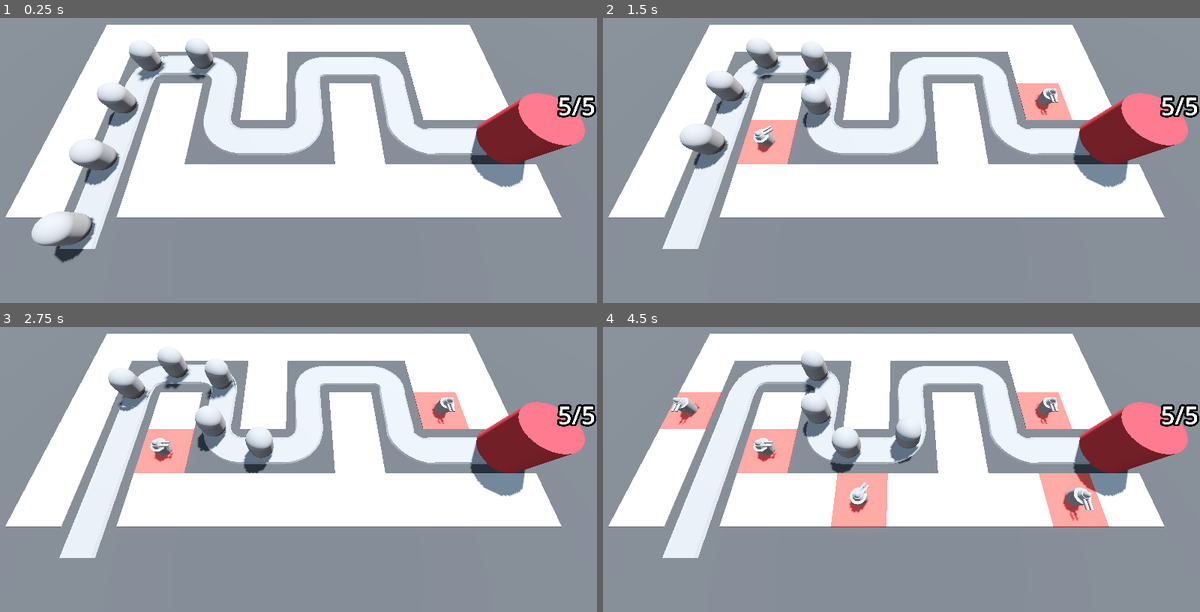
Above: before the commit, frames 1-4 (two rows, left to right).
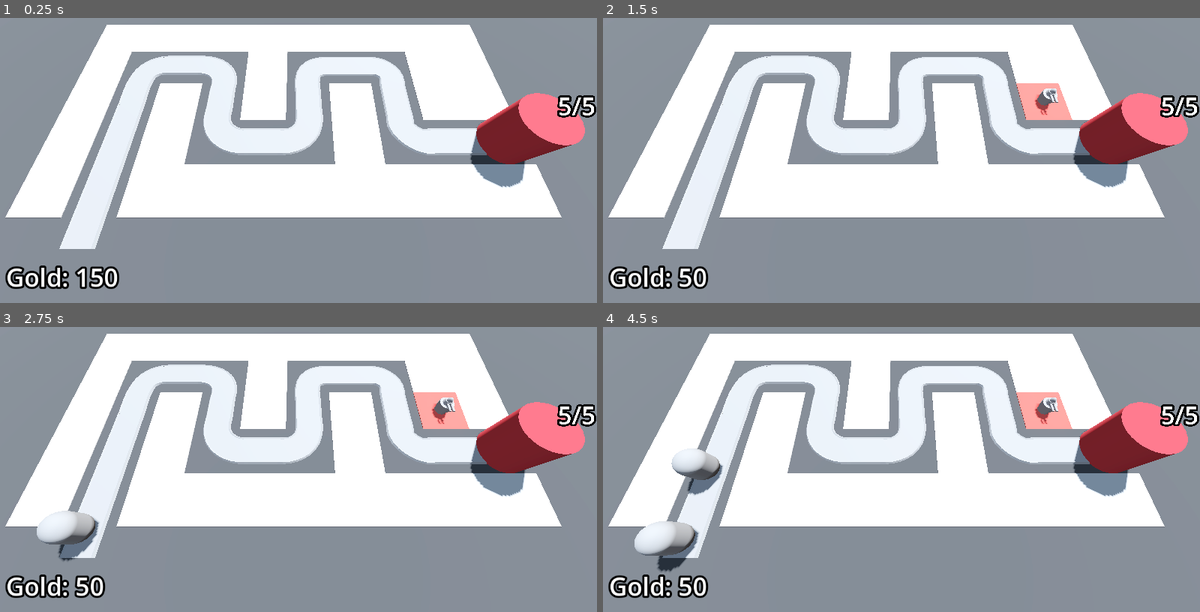
Above: after the commit, the same moments.

Repository: prokosim/barbar-blast
Game: Godot game, scene res://BaseLevel.tscn
Same seed, same stepped clock (60 frames per second), same inputs: the game is played once before the commit and once after it.
Inputs (mouse positions are in pixels of both pictures, inside the frame that each line leads up to):
- Up to frame 1 (0.25 s): no input
- Up to frame 2 (1.5 s): move the mouse to (1032, 117) at 0.52 s; press the mouse at (1032, 117) at 0.53 s; move the mouse to (782, 151) at 1.27 s; release the mouse at (782, 151) at 1.28 s; click (782, 151) at 1.35 s
- Up to frame 3 (2.75 s): move the mouse to (358, 369) at 2.02 s; press the mouse at (358, 369) at 2.03 s
- Up to frame 4 (4.5 s): move the mouse to (871, 512) at 2.77 s; release the mouse at (871, 512) at 2.78 s; click (871, 512) at 2.85 s; move the mouse to (1080, 495) at 3.52 s; press the mouse at (1080, 495) at 3.53 s; move the mouse to (722, 392) at 4.27 s; release the mouse at (722, 392) at 4.28 s; click (722, 392) at 4.35 s

The runs differ from the first frame. In frame 1, 4.7% of the frame differs, in the area x 0-37%, y 7-96%; in frame 2, 5.0%; in frame 3, 5.9%; in frame 4, 10%, in the area x 0-85%, y 8-96%.

Commit message:
Bank and bounty

Diff:
--- a/BaseLevel.tscn
+++ b/BaseLevel.tscn
@@ -1,11 +1,13 @@
-[gd_scene load_steps=12 format=3 uid="uid://bqejqx341mb81"]
+[gd_scene load_steps=15 format=3 uid="uid://bqejqx341mb81"]
 
 [ext_resource type="MeshLibrary" uid="uid://dbjwldtpy58x2" path="res://MeshLibraries/SpaceLibrary.tres" id="1_6b4en"]
 [ext_resource type="PackedScene" uid="uid://dsbqslcmpmbci" path="res://RayPickerCamera/ray_picker_camera.tscn" id="1_upweb"]
 [ext_resource type="PackedScene" uid="uid://cwb5tvyhhlosf" path="res://Enemy/enemy.tscn" id="2_eij3g"]
 [ext_resource type="PackedScene" uid="uid://bhcbjh57hmtry" path="res://Base/base.tscn" id="3_mdvbu"]
+[ext_resource type="Script" path="res://enemy_path.gd" id="3_wx1k5"]
 [ext_resource type="Script" path="res://turret_manager.gd" id="5_hmyp3"]
 [ext_resource type="PackedScene" uid="uid://dnqm078csxa2b" path="res://Turret/turret.tscn" id="6_c16c0"]
+[ext_resource type="Script" path="res://bank.gd" id="8_q4cic"]
 
 [sub_resource type="ProceduralSkyMaterial" id="ProceduralSkyMaterial_dtswi"]
 sky_horizon_color = Color(0.64625, 0.65575, 0.67075, 1)
@@ -29,6 +31,11 @@
 "tilts": PackedFloat32Array(0, 0, 0, 0, 0, 0, 0, 0, 0, 0, 0, 0, 0, 0, 0, 0, 0, 0, 0, 0, 0, 0, 0)
 }
 point_count = 23
+
+[sub_resource type="LabelSettings" id="LabelSettings_4wp6c"]
+font_size = 48
+outline_size = 16
+outline_color = Color(0, 0, 0, 1)
 
 [node name="BaseLevel" type="Node3D"]
 
@@ -56,10 +63,12 @@
 "cells": PackedInt32Array(65535, 65534, 0, 65535, 2, 0, 65531, 65535, 0, 4, 65535, 0, 65531, 65534, 0, 65531, 0, 0, 655 …(314 unchanged characters)…
 }
 
-[node name="Path3D" type="Path3D" parent="."]
+[node name="EnemyPath" type="Path3D" parent="."]
 curve = SubResource("Curve3D_g5081")
+script = ExtResource("3_wx1k5")
+enemy_scene = ExtResource("2_eij3g")
 
-[node name="Road" type="CSGPolygon3D" parent="Path3D"]
+[node name="Road" type="CSGPolygon3D" parent="EnemyPath"]
 polygon = PackedVector2Array(-1, 0, -1, 0.1, 1, 0.1, 1, 0)
 mode = 2
 path_node = NodePath("..")
@@ -72,7 +81,7 @@
 path_u_distance = 1.0
 path_joined = false
 
-[node name="LeftEdge" type="CSGPolygon3D" parent="Path3D"]
+[node name="LeftEdge" type="CSGPolygon3D" parent="EnemyPath"]
 polygon = PackedVector2Array(-1.2, 0, -1.1, 0.15, -1, 0.1, -1, 0)
 mode = 2
 path_node = NodePath("..")
@@ -85,7 +94,7 @@
 path_u_distance = 1.0
 path_joined = false
 
-[node name="RightEdge" type="CSGPolygon3D" parent="Path3D"]
+[node name="RightEdge" type="CSGPolygon3D" parent="EnemyPath"]
 polygon = PackedVector2Array(1.2, 0, 1.1, 0.15, 1, 0.1, 1, 0)
 mode = 2
 path_node = NodePath("..")
@@ -98,29 +107,9 @@
 path_u_distance = 1.0
 path_joined = false
 
-[node name="Enemy" parent="Path3D" instance=ExtResource("2_eij3g")]
-transform = Transform3D(0.999999, 0, 0, 0, 1, 0, 0, 0, 0.999999, -14, 0, 14)
-speed = 5.0
-
-[node name="Enemy2" parent="Path3D" instance=ExtResource("2_eij3g")]
-transform = Transform3D(0.999999, 0, 0, 0, 1, 0, 0, 0, 0.999999, -14, 0, 9.00006)
-progress = 5.0
-speed = 5.0
-
-[node name="Enemy3" parent="Path3D" instance=ExtResource("2_eij3g")]
-transform = Transform3D(0.999999, 0, 0, 0, 1, 0, 0, 0, 0.999999, -14, 0, 3.9999)
-progress = 10.0
-speed = 5.0
-
-[node name="Enemy4" parent="Path3D" instance=ExtResource("2_eij3g")]
-transform = Transform3D(0.942917, 0, -0.333025, 0, 1, 0, 0.333025, 0, 0.942917, -13.8037, 0, -0.975194)
-progress = 15.0
-speed = 5.0
-
-[node name="Enemy5" parent="Path3D" instance=ExtResource("2_eij3g")]
-transform = Transform3D(-4.37113e-08, 0, -0.999999, 0, 1, 0, 0.999999, 0, -4.37113e-08, -9.32845, 0, -2.23009)
-progress = 20.0
-speed = 5.0
+[node name="Timer" type="Timer" parent="EnemyPath"]
+wait_time = 2.0
+autostart = true
 
 [node name="BackupPath3D" type="Path3D" parent="."]
 visible = false
@@ -131,4 +120,26 @@
 [node name="TurretManager" type="Node3D" parent="." node_paths=PackedStringArray("enemy_path")]
 script = ExtResource("5_hmyp3")
 turret = ExtResource("6_c16c0")
-enemy_path = NodePath("../Path3D")
+enemy_path = NodePath("../EnemyPath")
+
+[node name="Bank" type="MarginContainer" parent="." groups=["bank"]]
+anchors_preset = 15
+anchor_right = 1.0
+anchor_bottom = 1.0
+grow_horizontal = 2
+grow_vertical = 2
+mouse_filter = 2
+theme_override_constants/margin_left = 16
+theme_override_constants/margin_top = 16
+theme_override_constants/margin_right = 16
+theme_override_constants/margin_bottom = 16
+script = ExtResource("8_q4cic")
+
+[node name="Label" type="Label" parent="Bank"]
+layout_mode = 2
+size_flags_horizontal = 0
+size_flags_vertical = 8
+text = "placeholder text"
+label_settings = SubResource("LabelSettings_4wp6c")
+
+[connection signal="timeout" from="EnemyPath/Timer" to="EnemyPath" method="spawn_enemy"]
--- a/Enemy/enemy.gd
+++ b/Enemy/enemy.gd
@@ -5,14 +5,20 @@
 # Enemy Speed
 @export var speed: float = 2.5
 @export var max_health := 50
+@export var bounty := 15
 
 var current_health: int:
 	set(health_in):
+		if health_in < current_health:
+			animation_player.play("TakeDamage")
 		current_health = health_in
 		if current_health <1:
+			bank.gold += bounty
 			queue_free()
 
 @onready var base = get_tree().get_first_node_in_group("base")
+@onready var animation_player: AnimationPlayer = $AnimationPlayer
+@onready var bank = get_tree().get_first_node_in_group("bank")
 
 func _ready() -> void:
 	current_health = max_health
--- a/Enemy/enemy.tscn
+++ b/Enemy/enemy.tscn
@@ -6,9 +6,50 @@
 radius = 1.0
 height = 3.0
 
+[sub_resource type="StandardMaterial3D" id="StandardMaterial3D_7wghb"]
+no_depth_test = true
+shading_mode = 0
+
 [sub_resource type="CapsuleShape3D" id="CapsuleShape3D_5q5m8"]
 radius = 1.0
 height = 3.0
+
+[sub_resource type="Animation" id="Animation_daukb"]
+resource_name = "TakeDamage"
+length = 0.1
+tracks/0/type = "value"
+tracks/0/imported = false
+tracks/0/enabled = true
+tracks/0/path = NodePath("DamageHighlight:visible")
+tracks/0/interp = 1
+tracks/0/loop_wrap = true
+tracks/0/keys = {
+"times": PackedFloat32Array(0, 0.1),
+"transitions": PackedFloat32Array(1, 1),
+"update": 1,
+"values": [true, false]
+}
+
+[sub_resource type="Animation" id="Animation_lgc44"]
+length = 0.001
+tracks/0/type = "value"
+tracks/0/imported = false
+tracks/0/enabled = true
+tracks/0/path = NodePath("DamageHighlight:visible")
+tracks/0/interp = 1
+tracks/0/loop_wrap = true
+tracks/0/keys = {
+"times": PackedFloat32Array(0),
+"transitions": PackedFloat32Array(1),
+"update": 1,
+"values": [false]
+}
+
+[sub_resource type="AnimationLibrary" id="AnimationLibrary_0wkfn"]
+_data = {
+"RESET": SubResource("Animation_lgc44"),
+"TakeDamage": SubResource("Animation_daukb")
+}
 
 [node name="Enemy" type="PathFollow3D"]
 transform = Transform3D(0.999999, 0, 0, 0, 1, 0, 0, 0, 0.999999, 0, 0, 0)
@@ -19,8 +60,19 @@
 transform = Transform3D(1, 0, 0, 0, 1, 0, 0, 0, 1, 0, 1.5, 0)
 mesh = SubResource("CapsuleMesh_hlgin")
 
+[node name="DamageHighlight" type="MeshInstance3D" parent="."]
+transform = Transform3D(1, 0, 0, 0, 1, 0, 0, 0, 1, 0, 1.5, 0)
+visible = false
+material_override = SubResource("StandardMaterial3D_7wghb")
+mesh = SubResource("CapsuleMesh_hlgin")
+
 [node name="EnemyArea3D" type="Area3D" parent="." groups=["enemy_area"]]
 
 [node name="CollisionShape3D" type="CollisionShape3D" parent="EnemyArea3D"]
 transform = Transform3D(1, 0, 0, 0, 1, 0, 0, 0, 1, 0, 1.5, 0)
 shape = SubResource("CapsuleShape3D_5q5m8")
+
+[node name="AnimationPlayer" type="AnimationPlayer" parent="."]
+libraries = {
+"": SubResource("AnimationLibrary_0wkfn")
+}
--- a/RayPickerCamera/ray_picker_camera.gd
+++ b/RayPickerCamera/ray_picker_camera.gd
@@ -3,8 +3,10 @@
 @export var camera_clickable_range: float = 100.0
 @export var gridMap: GridMap
 @export var turret_manager: Node3D
+@export var turret_cost := 100
 
 @onready var ray_cast_3d: RayCast3D = $RayCast3D
+@onready var bank = get_tree().get_first_node_in_group("bank")
 
 
 # Called every frame. 'delta' is the elapsed time since the previous frame.
@@ -14,16 +16,18 @@
 	ray_cast_3d.force_raycast_update()
 
 	if ray_cast_3d.is_colliding():
-		Input.set_default_cursor_shape(Input.CURSOR_POINTING_HAND)
-		var collider = ray_cast_3d.get_collider()
-		if collider is GridMap:
-			if Input.is_action_pressed("click"):
-				var collision_point: Vector3 = ray_cast_3d.get_collision_point()
-				var cell = gridMap.local_to_map(collision_point)
-				if gridMap.get_cell_item(cell) == 0:
-					gridMap.set_cell_item(cell,1)
-					var tile_position = gridMap.map_to_local(cell)
-					turret_manager.build_turret(tile_position)
+		if bank.gold >= turret_cost:
+			Input.set_default_cursor_shape(Input.CURSOR_POINTING_HAND)
+			var collider = ray_cast_3d.get_collider()
+			if collider is GridMap:
+				if Input.is_action_pressed("click"):
+					var collision_point: Vector3 = ray_cast_3d.get_collision_point()
+					var cell = gridMap.local_to_map(collision_point)
+					if gridMap.get_cell_item(cell) == 0:
+						gridMap.set_cell_item(cell,1)
+						var tile_position = gridMap.map_to_local(cell)
+						turret_manager.build_turret(tile_position)
+						bank.gold -= turret_cost
 	else:
 		Input.set_default_cursor_shape(Input.CURSOR_ARROW)
 	#print(str(ray_cast_3d.get_collider()) + " | " + str(ray_cast_3d.get_collision_point()))
--- a/Turret/turret.gd
+++ b/Turret/turret.gd
@@ -6,6 +6,7 @@
 var target: PathFollow3D
 
 @onready var turret_head: MeshInstance3D = $TurretBase/TurretTop/TurretHead
+@onready var animation_player: AnimationPlayer = $AnimationPlayer
 
 func _physics_process(delta: float) -> void:
 	target = find_best_target()
@@ -15,6 +16,7 @@
 
 func _on_timer_timeout() -> void:
 	if target:
+		animation_player.play("Fire")
 		var shot = projectile.instantiate()
 		add_child(shot)
 		shot.global_position = turret_head.global_position
--- a/Turret/turret.tscn
+++ b/Turret/turret.tscn
@@ -23,6 +23,85 @@
 top_radius = 0.1
 bottom_radius = 0.1
 height = 1.0
+
+[sub_resource type="Animation" id="Animation_cvbf7"]
+resource_name = "Fire"
+length = 0.3
+tracks/0/type = "bezier"
+tracks/0/imported = false
+tracks/0/enabled = true
+tracks/0/path = NodePath("TurretBase/TurretTop/TurretHead:position:x")
+tracks/0/interp = 1
+tracks/0/loop_wrap = true
+tracks/0/keys = {
+"handle_modes": PackedInt32Array(0, 0),
+"points": PackedFloat32Array(0, -0.25, 0, 0.25, 0, 0, -0.25, 0, 0.25, 0),
+"times": PackedFloat32Array(0, 0.3)
+}
+tracks/1/type = "bezier"
+tracks/1/imported = false
+tracks/1/enabled = true
+tracks/1/path = NodePath("TurretBase/TurretTop/TurretHead:position:y")
+tracks/1/interp = 1
+tracks/1/loop_wrap = true
+tracks/1/keys = {
+"handle_modes": PackedInt32Array(0, 0),
+"points": PackedFloat32Array(0.5, -0.25, 0, 0.25, 0, 0.5, -0.25, 0, 0.25, 0),
+"times": PackedFloat32Array(0, 0.3)
+}
+tracks/2/type = "bezier"
+tracks/2/imported = false
+tracks/2/enabled = true
+tracks/2/path = NodePath("TurretBase/TurretTop/TurretHead:position:z")
+tracks/2/interp = 1
+tracks/2/loop_wrap = true
+tracks/2/keys = {
+"handle_modes": PackedInt32Array(0, 0),
+"points": PackedFloat32Array(-0.6, -0.25, 0, 0.25, 0, 0, -0.25, 0, 0.25, 0),
+"times": PackedFloat32Array(0, 0.3)
+}
+
+[sub_resource type="Animation" id="Animation_3sblx"]
+length = 0.001
+tracks/0/type = "bezier"
+tracks/0/imported = false
+tracks/0/enabled = true
+tracks/0/path = NodePath("TurretBase/TurretTop/TurretHead:position:x")
+tracks/0/interp = 1
+tracks/0/loop_wrap = true
+tracks/0/keys = {
+"handle_modes": PackedInt32Array(0),
+"points": PackedFloat32Array(0, -0.0005, 0, 0.0005, 0),
+"times": PackedFloat32Array(0)
+}
+tracks/1/type = "bezier"
+tracks/1/imported = false
+tracks/1/enabled = true
+tracks/1/path = NodePath("TurretBase/TurretTop/TurretHead:position:y")
+tracks/1/interp = 1
+tracks/1/loop_wrap = true
+tracks/1/keys = {
+"handle_modes": PackedInt32Array(0),
+"points": PackedFloat32Array(0.5, -0.0005, 0, 0.0005, 0),
+"times": PackedFloat32Array(0)
+}
+tracks/2/type = "bezier"
+tracks/2/imported = false
+tracks/2/enabled = true
+tracks/2/path = NodePath("TurretBase/TurretTop/TurretHead:position:z")
+tracks/2/interp = 1
+tracks/2/loop_wrap = true
+tracks/2/keys = {
+"handle_modes": PackedInt32Array(0),
+"points": PackedFloat32Array(0, -0.0005, 0, 0.0005, 0),
+"times": PackedFloat32Array(0)
+}
+
+[sub_resource type="AnimationLibrary" id="AnimationLibrary_m8rcm"]
+_data = {
+"Fire": SubResource("Animation_cvbf7"),
+"RESET": SubResource("Animation_3sblx")
+}
 
 [node name="Turret" type="Node3D"]
 script = ExtResource("1_5jorw")
@@ -54,4 +133,9 @@
 [node name="Timer" type="Timer" parent="."]
 autostart = true
 
+[node name="AnimationPlayer" type="AnimationPlayer" parent="."]
+libraries = {
+"": SubResource("AnimationLibrary_m8rcm")
+}
+
 [connection signal="timeout" from="Timer" to="." method="_on_timer_timeout"]
--- /dev/null
+++ b/bank.gd
@@ -0,0 +1,14 @@
+extends MarginContainer
+
+@export var starting_gold := 150
+
+@onready var label: Label = $Label
+
+var gold: int:
+	set(gold_in):
+		gold = max(gold_in, 0)
+		label.text = "Gold: " + str(gold)
+
+
+func _ready() -> void:
+	gold = starting_gold
--- /dev/null
+++ b/enemy_path.gd
@@ -0,0 +1,7 @@
+extends Path3D
+
+@export var enemy_scene: PackedScene
+
+func spawn_enemy() -> void:
+	var new_enemy = enemy_scene.instantiate()
+	add_child(new_enemy)
--- a/project.godot
+++ b/project.godot
@@ -19,6 +19,7 @@
 
 base=""
 enemy_area=""
+bank=""
 
 [input]
 
Not shown: 1 places in Enemy/enemy.tscn that only renumber resources
Not shown: 1 places in Turret/turret.tscn that only renumber resources
